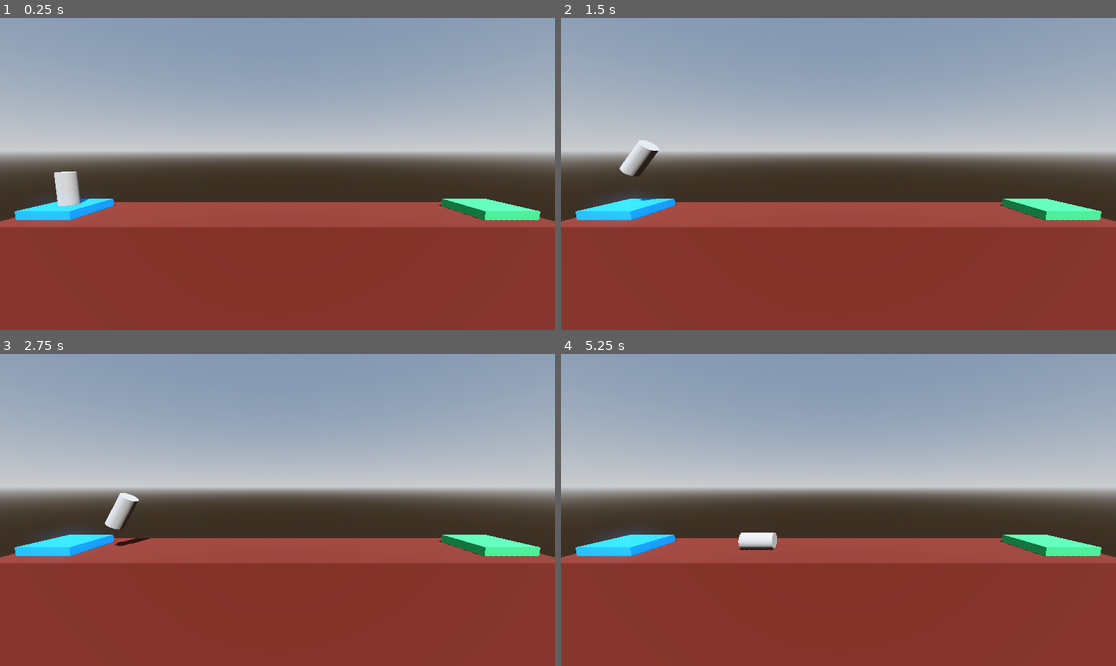
Above: before the commit, frames 1-4 (two rows, left to right).
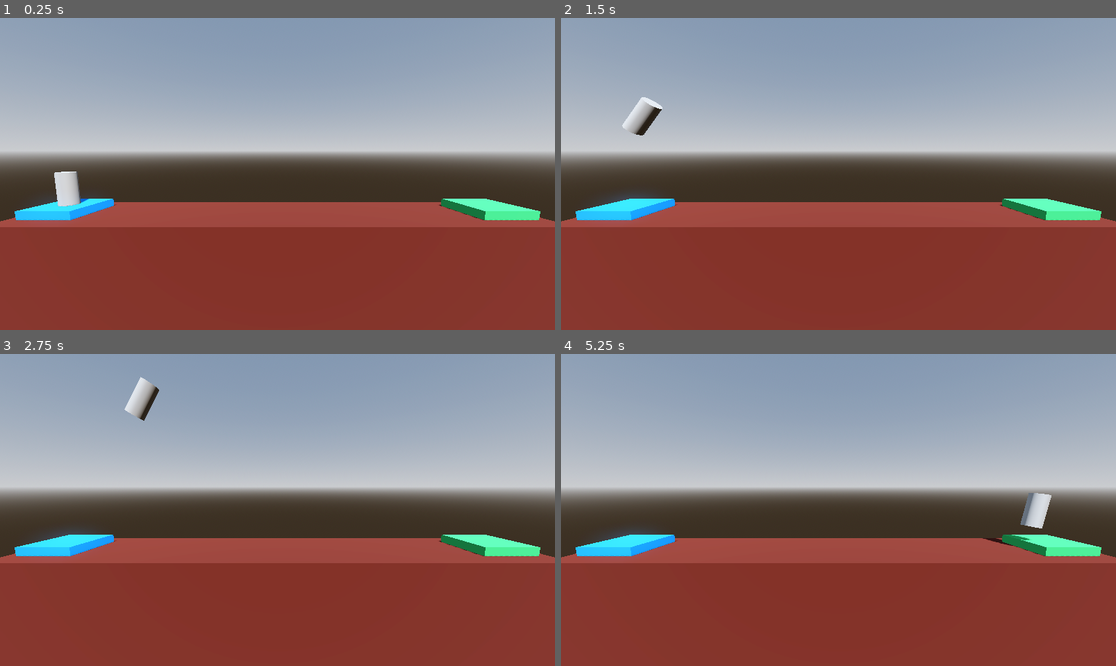
Above: after the commit, the same moments.

Repository: CharlExMachina/godot-3d-project-boost
Game: Godot game, scene res://level.tscn
The game is run twice, just before and just after one commit, with the same random seed, the same clock (stepped at 60 frames per second) and the same inputs.
Inputs:
- Up to frame 1 (0.25 s): no input
- Up to frame 2 (1.5 s): tap Enter at 0.5 s; hold D (rotate_right) 0.53-1.28 s; hold Space (boost) 0.53-1.28 s; hold A (rotate_left) from 1.28 s (still down); tap Space (boost) at 1.35 s
- Up to frame 3 (2.75 s): release A (rotate_left) at 2.03 s; hold D (rotate_right) from 2.03 s (still down); hold Space (boost) from 2.03 s (still down)
- Up to frame 4 (5.25 s): release Space (boost) at 2.78 s; tap Space (boost) at 2.85, 4.35 s; release D (rotate_right) at 3.53 s; hold Space (boost) 3.53-4.28 s; hold A (rotate_left) from 3.53 s (still down); hold Space (boost) from 5.03 s (still down)

The runs differ from the first frame. In frame 2, 0.8% of the frame differs, in the area x 10-19%, y 25-59%; in frame 3, 0.9%, in the area x 18-29%, y 7-62%; in frame 4, 0.9%.

Commit message:
Add win and lose conditions; export variables to the editor

Diff:
--- a/level.tscn
+++ b/level.tscn
@@ -15,14 +15,14 @@
 tonemap_mode = 2
 glow_enabled = true
 
-[sub_resource type="StandardMaterial3D" id="StandardMaterial3D_5xgho"]
-albedo_color = Color(0.314692, 0.0898623, 0.030847, 1)
-
 [sub_resource type="StandardMaterial3D" id="StandardMaterial3D_u52ul"]
 albedo_color = Color(0.030886, 0.47477, 0.958749, 1)
 
 [sub_resource type="StandardMaterial3D" id="StandardMaterial3D_vonw3"]
 albedo_color = Color(0.170132, 0.676268, 0.343459, 1)
+
+[sub_resource type="StandardMaterial3D" id="StandardMaterial3D_5xgho"]
+albedo_color = Color(0.314692, 0.0898623, 0.030847, 1)
 
 [node name="Level" type="Node3D"]
 
@@ -36,21 +36,23 @@
 [node name="Camera3D" type="Camera3D" parent="."]
 transform = Transform3D(1, 0, 0, 0, 0.993534, 0.113533, 0, -0.113533, 0.993534, 0, 3.79128, 12.3116)
 
-[node name="Floor" type="CSGBox3D" parent="."]
+[node name="LaunchPad" type="CSGBox3D" parent="." groups=["Start"]]
+transform = Transform3D(1, 0, 0, 0, 1, 0, 0, 0, 1, -12.8796, 0.25, 0)
+use_collision = true
+size = Vector3(3, 0.5, 3)
+material = SubResource("StandardMaterial3D_u52ul")
+
+[node name="LandingPad" type="CSGBox3D" parent="." groups=["Goal"]]
+transform = Transform3D(1, 0, 0, 0, 1, 0, 0, 0, 1, 12.88, 0.25, 0)
+use_collision = true
+size = Vector3(3, 0.5, 3)
+material = SubResource("StandardMaterial3D_vonw3")
+
+[node name="Floor" type="CSGBox3D" parent="." groups=["Hazard"]]
 transform = Transform3D(1, 0, 0, 0, 1, 0, 0, 0, 1, 0, -4, 0)
 use_collision = true
 size = Vector3(30, 8, 5)
 material = SubResource("StandardMaterial3D_5xgho")
 
-[node name="LaunchPad" type="CSGBox3D" parent="Floor"]
-transform = Transform3D(1, 0, 0, 0, 1, 0, 0, 0, 1, -12.8796, 4.25, 0)
-size = Vector3(3, 0.5, 3)
-material = SubResource("StandardMaterial3D_u52ul")
-
-[node name="LandingPad" type="CSGBox3D" parent="Floor"]
-transform = Transform3D(1, 0, 0, 0, 1, 0, 0, 0, 1, 12.88, 4.25, 0)
-size = Vector3(3, 0.5, 3)
-material = SubResource("StandardMaterial3D_vonw3")
-
 [node name="Player" parent="." instance=ExtResource("1_u52ul")]
 transform = Transform3D(1, 0, 0, 0, 1, 0, 0, 0, 1, -12.8796, 1.5, 0)
--- a/player.gd
+++ b/player.gd
@@ -1,11 +1,38 @@
 extends RigidBody3D
+
+
+## How much vertical force to apply when moving
+@export_range(75.0, 3_000.0) var thrust: float = 1_000.0
+
+## How much rotation force to apply while moving
+@export var torque: float = 100.0
 
 
 func _physics_process(delta: float) -> void:
 	if Input.is_action_pressed("boost"):
-		apply_central_force(basis.y * delta * 1_000.0)
+		apply_central_force(basis.y * delta * thrust)
 
 	if Input.is_action_pressed("rotate_left"):
-		apply_torque(Vector3(0.0, 0.0, 100.0 * delta))
+		apply_torque(Vector3(0.0, 0.0, torque * delta))
 	elif Input.is_action_pressed("rotate_right"):
-		apply_torque(Vector3(0.0, 0.0, -100.0 * delta))
+		apply_torque(Vector3(0.0, 0.0, -torque * delta))
+
+
+func _on_body_entered(body: Node) -> void:
+	if "Goal" in body.get_groups():
+		print("You've won!")
+		complete_level()
+	elif "Start" in body.get_groups():
+		print("Starting position set!")
+	elif "Hazard" in body.get_groups():
+		crash_sequence()
+
+
+func crash_sequence() -> void:
+	get_tree().call_deferred("reload_current_scene")
+	get_tree().quit()
+
+
+
+func complete_level() -> void:
+	get_tree().quit()
--- a/player.tscn
+++ b/player.tscn
@@ -10,9 +10,12 @@
 axis_lock_linear_z = true
 axis_lock_angular_x = true
 axis_lock_angular_y = true
+contact_monitor = true
+max_contacts_reported = 10
 linear_damp = 1.0
 angular_damp = 3.0
 script = ExtResource("1_4flbx")
+thrust = 1500.0
 metadata/_edit_group_ = true
 
 [node name="MeshInstance3D" type="MeshInstance3D" parent="."]
@@ -20,3 +23,5 @@
 
 [node name="CollisionShape3D" type="CollisionShape3D" parent="."]
 shape = SubResource("CylinderShape3D_4flbx")
+
+[connection signal="body_entered" from="." to="." method="_on_body_entered"]
--- a/project.godot
+++ b/project.godot
@@ -14,6 +14,12 @@
 run/main_scene="uid://c0t28b6goculu"
 config/features=PackedStringArray("4.4", "Forward Plus")
 config/icon="res://icon.svg"
+
+[global_group]
+
+Goal=""
+Start=""
+Hazard=""
 
 [input]
 
